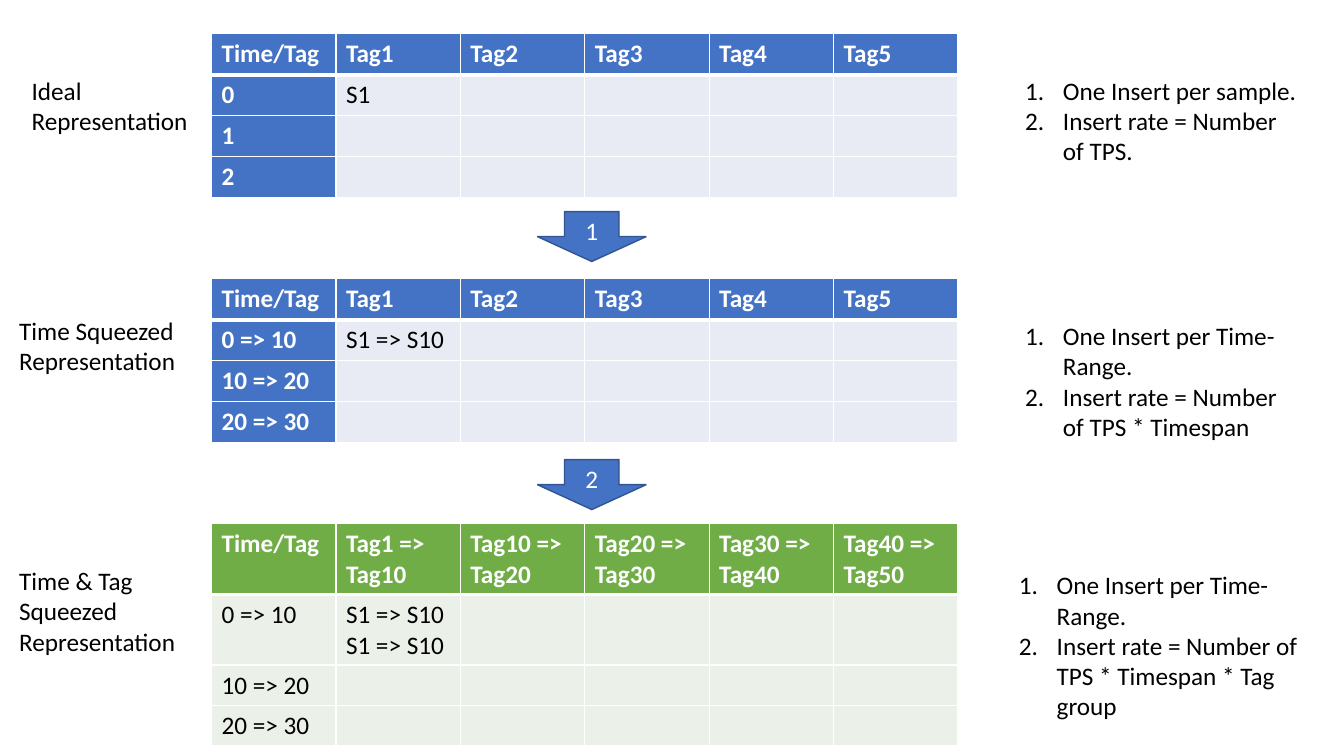
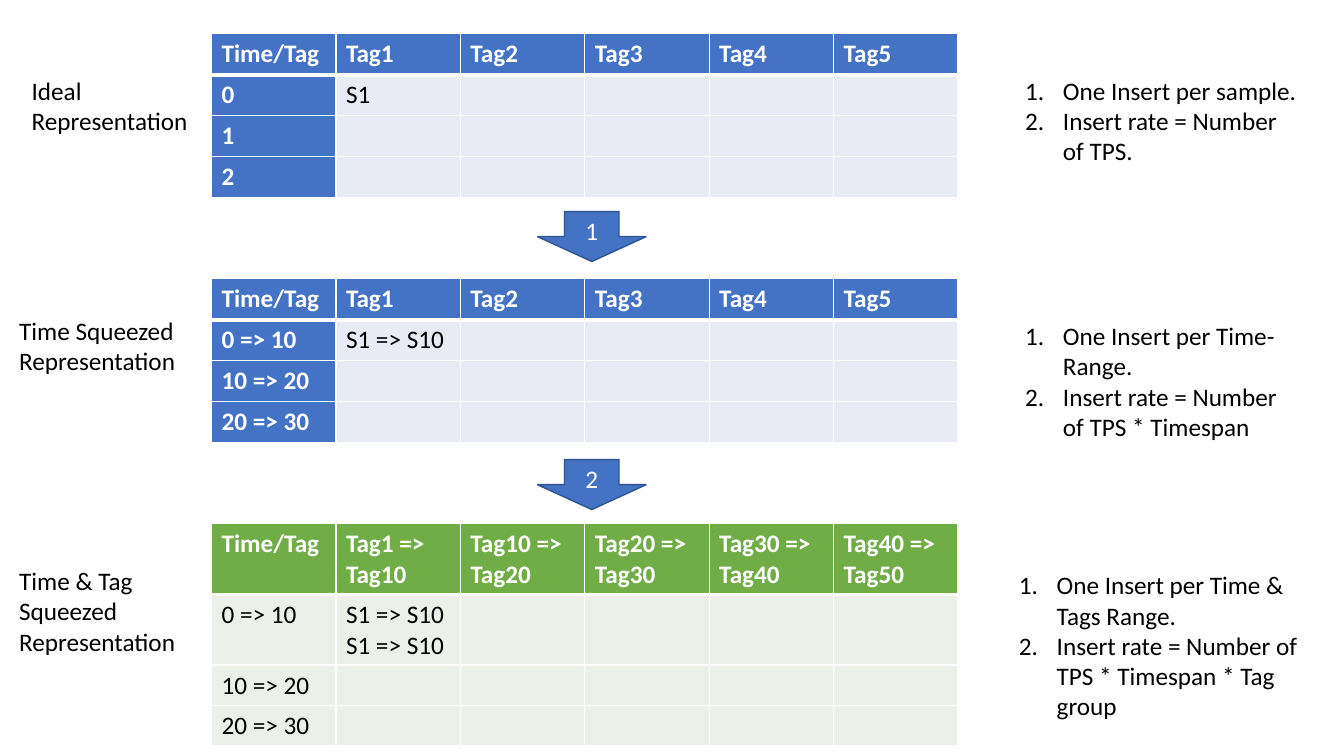
Before and after one commit to LRagji/redis-lsm-timeseries, a slide deck: slide 5 of docs/concept.pptx. Drawn at 1344x756 pixels with LibreOffice and Linux fonts; fonts in the diff are those of the drawing. Boxes give left, top, right and bottom in pixels: in the first picture for what was removed or moved away, otherwise in the second. Text is boxed around its words. In the diff, an @@ line names an element or a change of style, - is before the commit and + after.

```diff
--- a/docs/concept.pptx
+++ b/docs/concept.pptx
@@ text at [1057, 576, 1261, 630]: text changed @@
-1. One Insert per Time-Range.
+1. One Insert per Time & Tags Range.
```
Also in this commit, not shown: 3 other slides changed, 1 other file.
